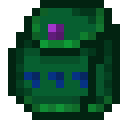
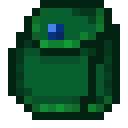
Before/after of a 128×128 layered artwork. What changed in the layer stack:
painted on "Regular Closed" over [24, 24, 88, 88]
